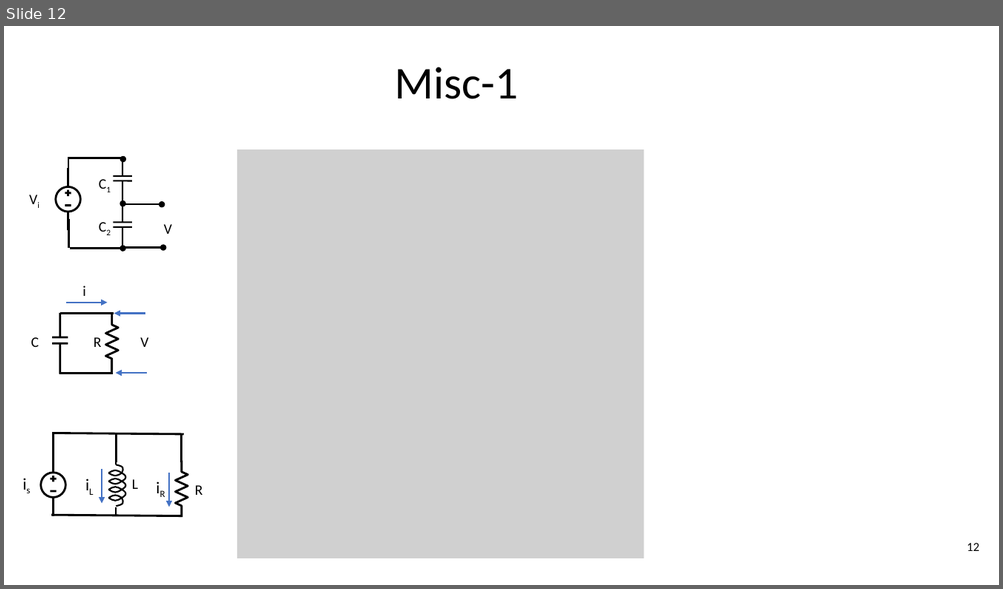
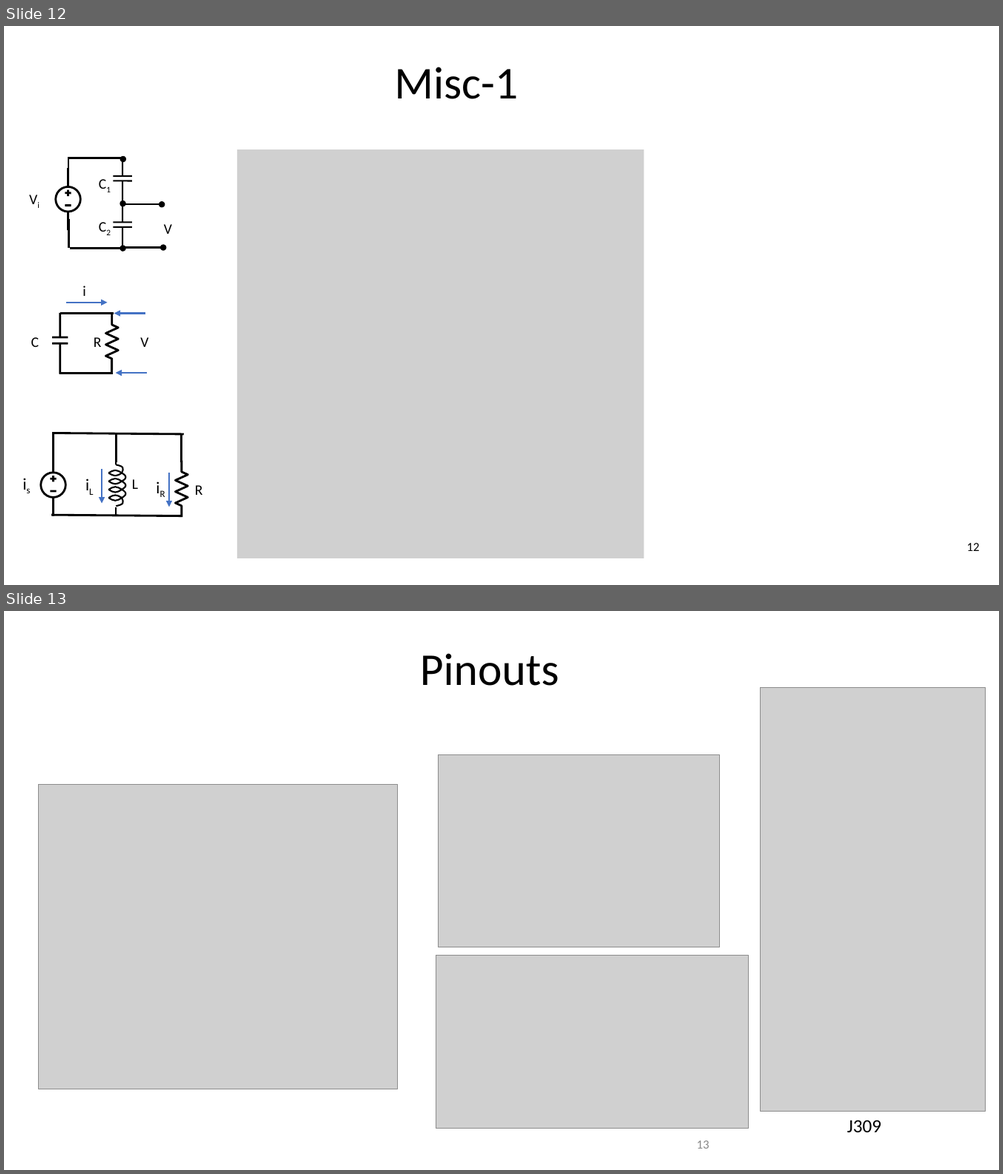
Before and after one commit to jlmucb/class_notes, a slide deck: science/EoRNotesSupplement.pptx. Shown one above the other, each under a label of ours: slide 12 before the commit, slides 12 and 13 after it. The pictures are 1003x589 and 1003x1174 pixels, drawn with LibreOffice and Linux fonts; fonts in the diff are those of the drawing; grey boxes stand for pictures. Boxes give left, top, right and bottom in pixels: in the first picture for what was removed or moved away, otherwise in the second. Text is boxed around its words. In the diff, an @@ line names an element or a change of style, - is before the commit and + after.

Commit message:
pinouts

```diff
--- a/science/EoRNotesSupplement.pptx
+++ b/science/EoRNotesSupplement.pptx
@@ slide 13 added at (4,611,999,1170), background #FFFFFF @@
@@ text added at (420,653,559,686), 44 pt, text #000000 @@
+Pinouts
@@ picture added at (760,688,984,1112) @@
@@ picture added at (438,755,719,948) @@
@@ picture added at (38,785,397,1089) @@
@@ picture added at (436,956,748,1129) @@
@@ text added at (847,1120,881,1133), 18 pt, text #000000 @@
+J309
@@ page number added at (697,1141,709,1149), 12 pt, text #888888 @@
+13
```
Also in this commit, not shown: 2 other files.
